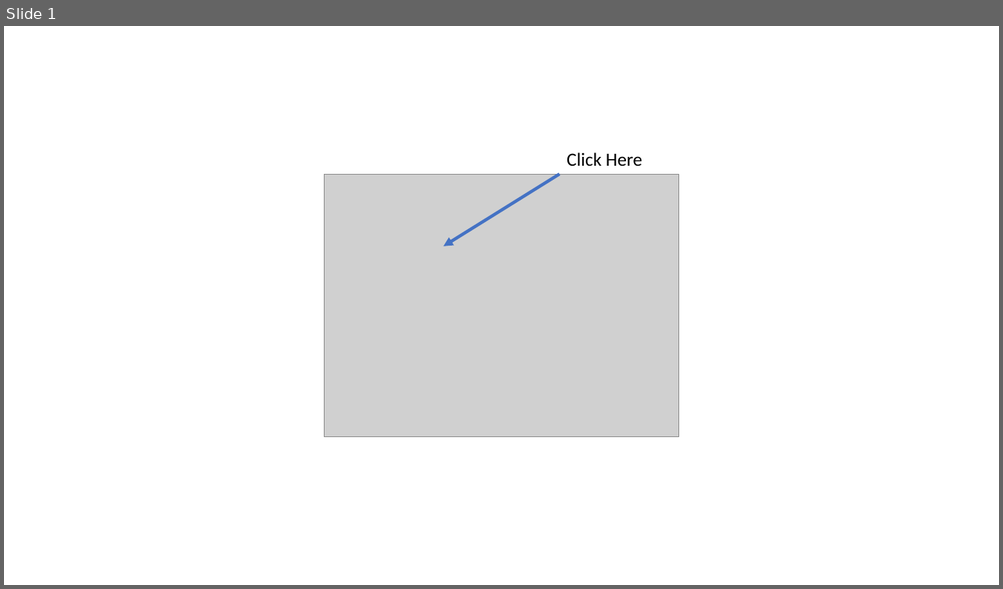
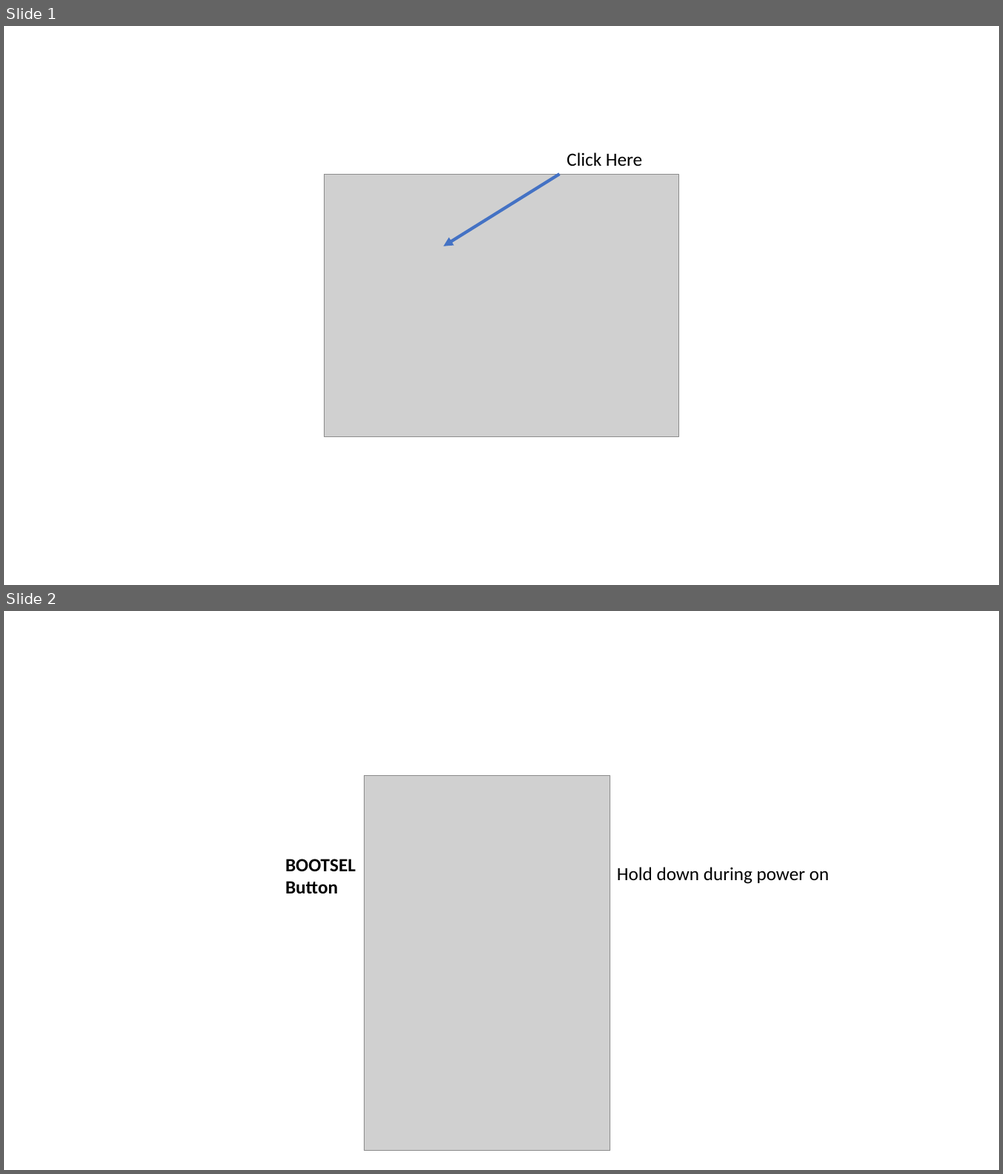
Before and after one commit to dmccreary/moving-rainbow, a slide deck: slides/FIrmware-Upgrade.pptx. Shown one above the other, each under a label of ours: slide 1 before the commit, slides 1 and 2 after it. The pictures are 1003x589 and 1003x1174 pixels, drawn with LibreOffice and Linux fonts; fonts in the diff are those of the drawing; grey boxes stand for pictures. Boxes give left, top, right and bottom in pixels: in the first picture for what was removed or moved away, otherwise in the second. Text is boxed around its words. In the diff, an @@ line names an element or a change of style, - is before the commit and + after.

```diff
--- a/slides/FIrmware-Upgrade.pptx
+++ b/slides/FIrmware-Upgrade.pptx
@@ slide 2 added at box(4, 611, 999, 1170), background #FFFFFF @@
@@ picture added at box(364, 776, 609, 1151) @@
@@ text added at box(285, 859, 356, 894), 18 pt, text #000000, bold @@
+BOOTSEL
+Button
@@ text added at box(617, 867, 829, 884), 18 pt, text #000000 @@
+Hold down during power on
```
Also in this commit, not shown: 1 other slide added, 2 other files.
